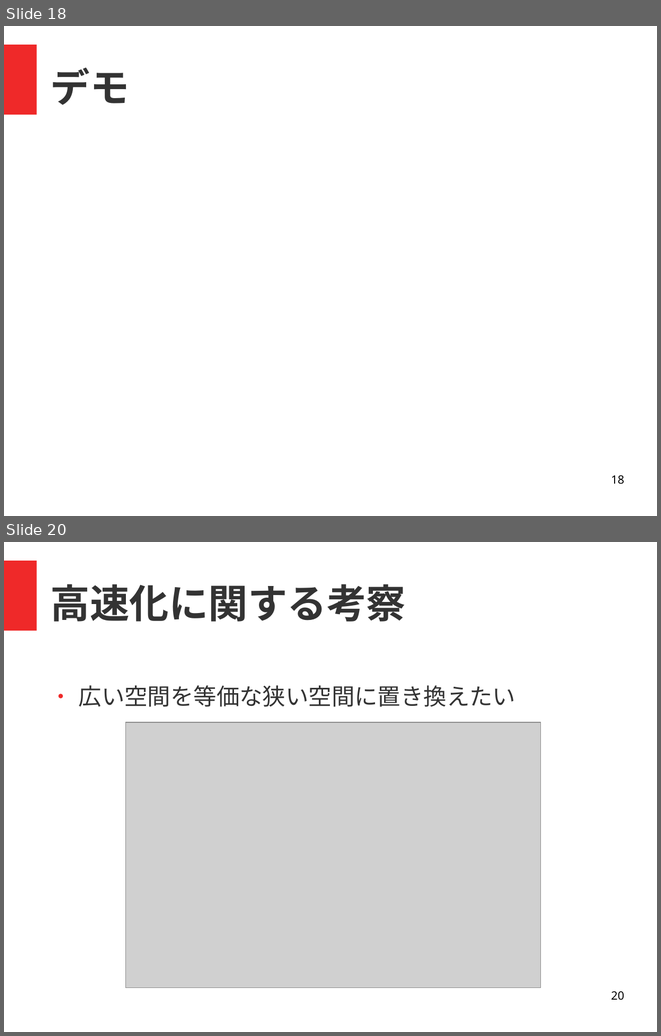
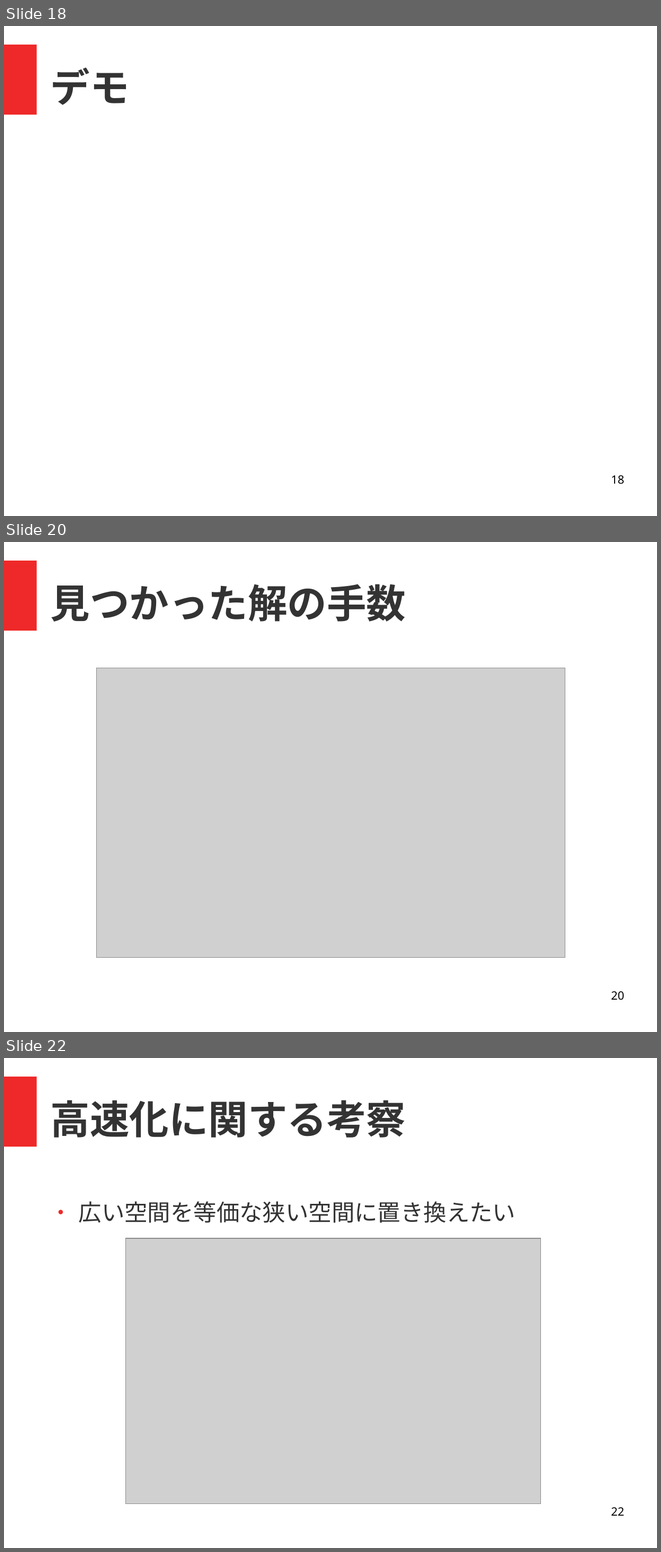
Before and after one commit to ptr-yudai/titech-sokoban, a slide deck: presentation.odp. Shown one above the other, each under a label of ours: slides 18 and 20 before the commit, slides 18, 20 and 22 after it; the slides between them are not shown. The pictures are 661x1036 and 661x1552 pixels, drawn with LibreOffice and Linux fonts; fonts in the diff are those of the drawing; grey boxes stand for pictures. Boxes give left, top, right and bottom in pixels: in the first picture for what was removed or moved away, otherwise in the second. Text is boxed around its words. In the diff, an @@ line names an element or a change of style, - is before the commit and + after.

```diff
--- a/presentation.odp
+++ b/presentation.odp
@@ slide 20 added at (4, 542, 657, 1032), background #FFFFFF; not listed: 1 template element that a slide beside it also shows @@
@@ title added at (51, 584, 406, 622), 48 pt, text #333333, bold @@
+見つかった解の手数
@@ picture added at (96, 668, 565, 958) @@
@@ page number added at (611, 991, 624, 1000), 14 pt, text #000000 @@
+20
@@ what was slide 20 is now slide 22 @@
@@ page number at (611, 1507, 624, 1515): text changed @@
-20
+22
```
Also in this commit, not shown: 5 slides changed, 2 other slides added, 1 slide removed, 1 other file.
